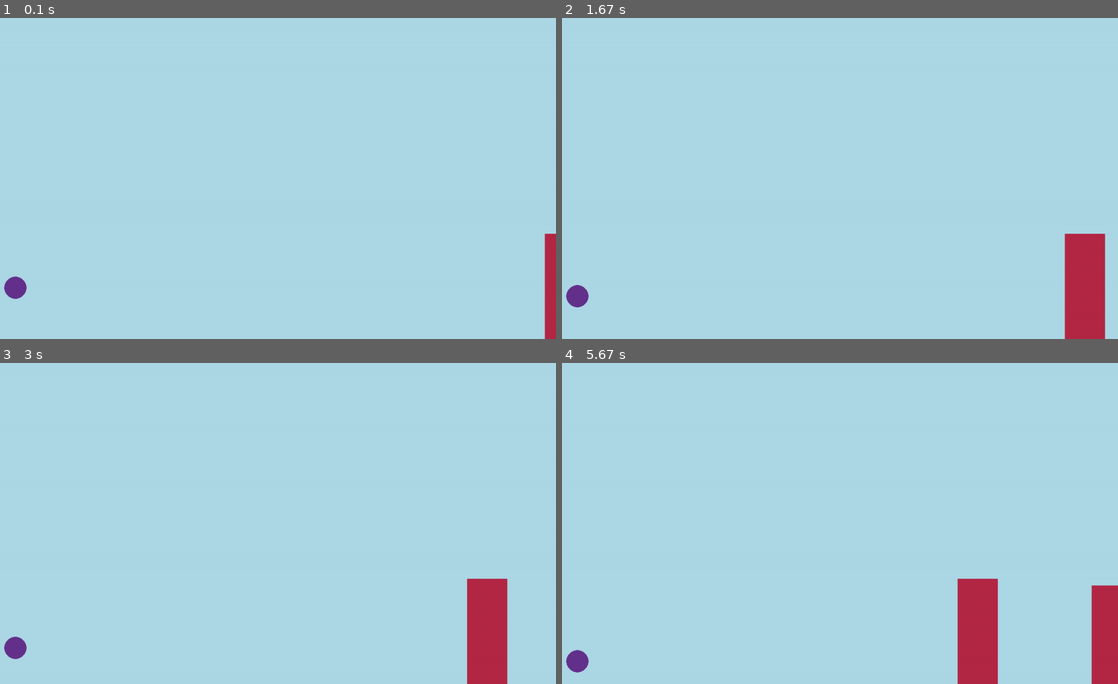
Above: before the commit, frames 1-4 (two rows, left to right).
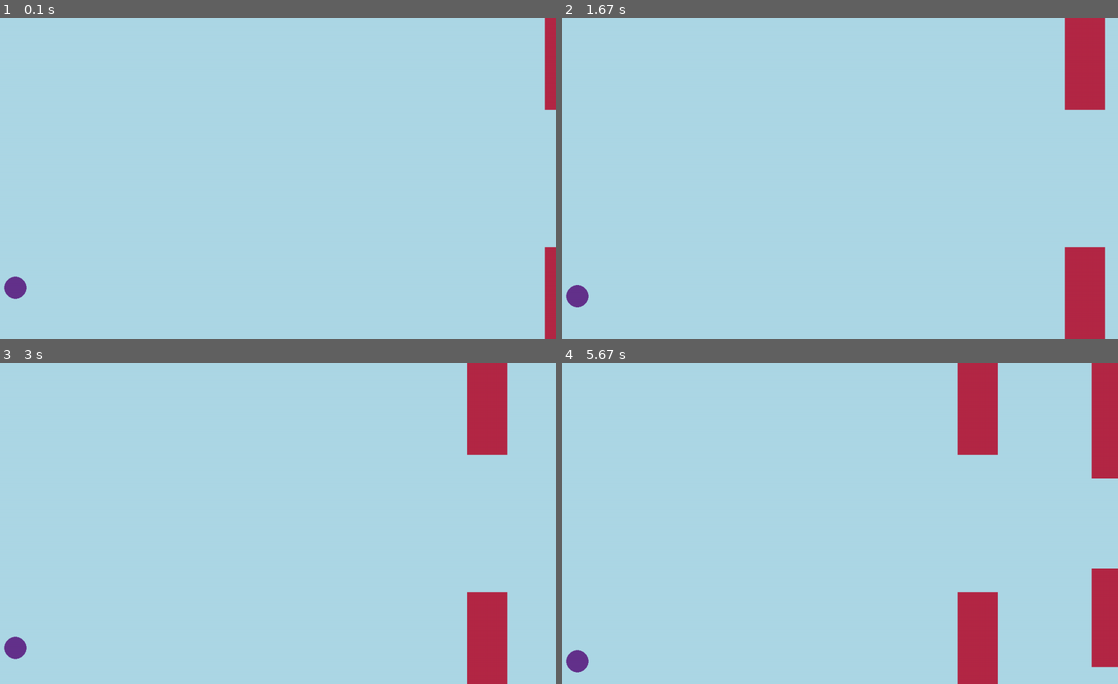
Above: after the commit, the same moments.

Repository: juliahanssen/IT2-mappe
Game: pygame game, started from Problemlosning/objektorienterte_prgrammer/Hoppespill2/verden.py
Same seed, same stepped clock (60 frames per second), same inputs: the game is played once before the commit and once after it.
Inputs:
- Up to frame 1 (0.1 s): no input
- Up to frame 2 (1.67 s): tap Space at 0.33, 0.73, 1.03, 1.23, 1.57 s
- Up to frame 3 (3 s): tap Space at 1.87, 2.07, 2.37, 2.63, 2.97 s
- Up to frame 4 (5.67 s): tap Space at 3.27, 3.4, 3.8, 4.1, 4.47, 4.87, 5.17, 5.37 s

The runs differ from the first frame. In frame 1, 0.7% of the frame differs, in the area x 97-100%, y 0-72%; in frame 2, 2.4%; in frame 3, 2.4%; in frame 4, 4.7%, in the area x 71-100%, y 0-100%.

Commit message:
la til hinder topp

Diff:
--- a/Problemlosning/objektorienterte_prgrammer/Hoppespill2/hinder.py
+++ b/Problemlosning/objektorienterte_prgrammer/Hoppespill2/hinder.py
@@ -6,12 +6,15 @@
     def __init__(self, x, y, fartX):
         super().__init__(x, y)
         self._fartX = fartX
-        self._hoyde = randint(20,600)
+        self._hoyde_bunn = randint(20,600)
+        self._hoyde_topp = randint(20,300)
         self._bredde = 90
-        self._y = 720 - self._hoyde
+        self._y = 720 - self._hoyde_topp
 
     def tegn_hinder(self, vindu):
-        pg.draw.rect(vindu, (180,40,70),(self._x, self._y,self._bredde, self._hoyde))
+        pg.draw.rect(vindu, (180,40,70),(self._x, 0,self._bredde, self._hoyde_topp))
+        pg.draw.rect(vindu, (180,40,70),(self._x, self._y,self._bredde, self._hoyde_bunn))
+
 
     def flytt_venstre(self):
         self._x -= 1
--- a/Problemlosning/objektorienterte_prgrammer/Hoppespill2/spiller.py
+++ b/Problemlosning/objektorienterte_prgrammer/Hoppespill2/spiller.py
@@ -5,15 +5,17 @@
     def __init__(self, x ,y, fartY):
         super().__init__(x, y)
         self._fartY = fartY
+        self._radius = 25
 
     def tegn_spiller(self, vindu):
-        pg.draw.circle(vindu, (100,50,140), (self._x,self._y), 25)
+        pg.draw.circle(vindu, (100,50,140), (self._x,self._y), self._radius)
 
     def hopp(self):
         self._y -= 5
 
     def fall(self):
-        self._y +=1
+        if self._y < 720 - self._radius:
+             self._y +=1
 
     def er_over_hinder():
         pass
Not shown, added: Problemlosning/objektorienterte_prgrammer/.DS_Store
Not shown, added: Problemlosning/objektorienterte_prgrammer/Hoppespillet/.DS_Store
